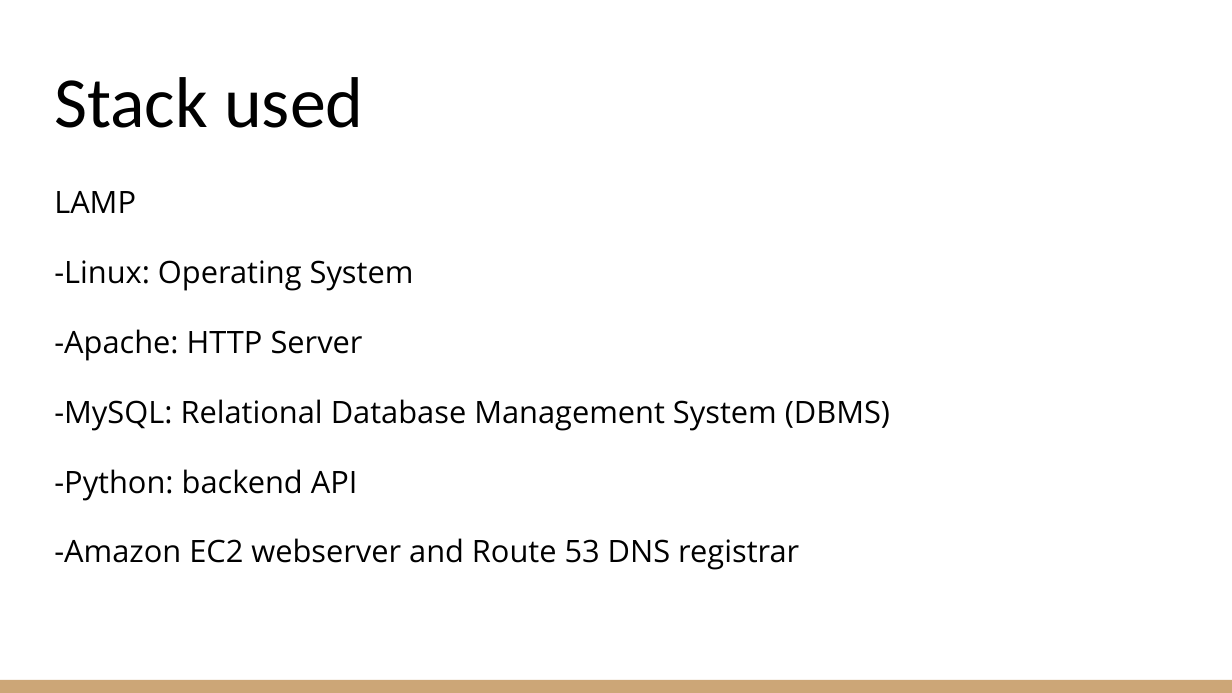
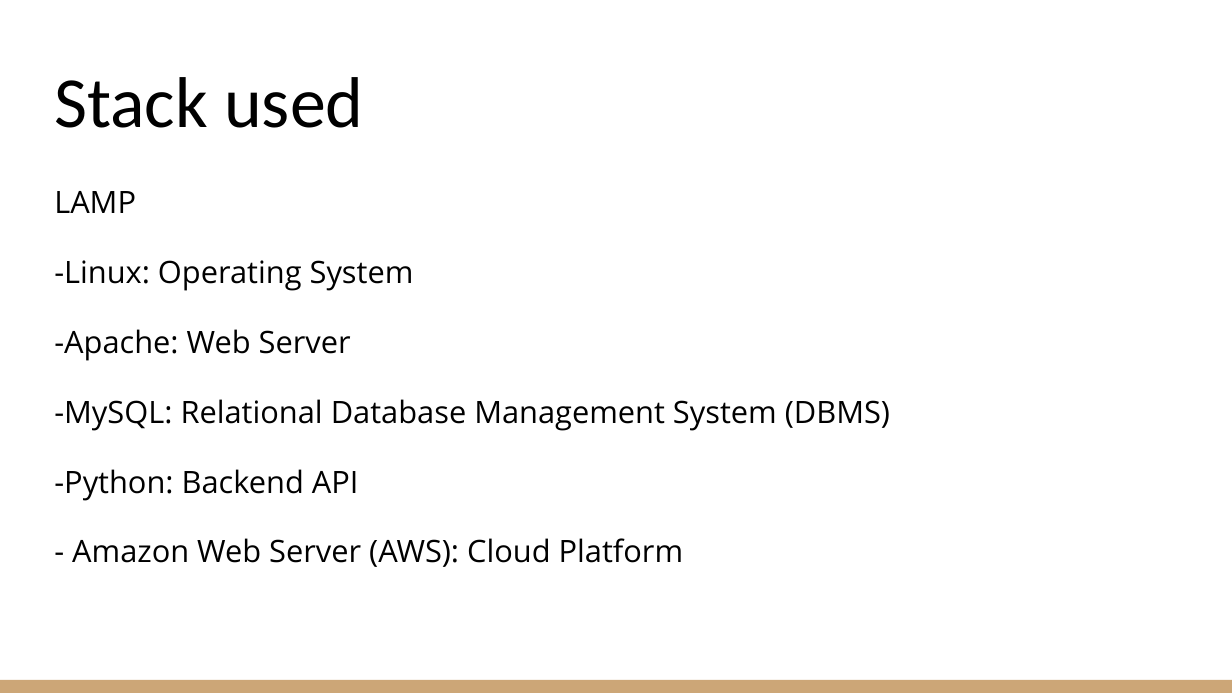
Before and after one commit to jlambert23/COP4331, a slide deck: slide 4 of Contact manager (Small project COP4331) (4).pptx. Drawn at 1232x693 pixels with LibreOffice and Linux fonts; fonts in the diff are those of the drawing. Boxes give left, top, right and bottom in pixels: in the first picture for what was removed or moved away, otherwise in the second. Text is boxed around its words. In the diff, an @@ line names an element or a change of style, - is before the commit and + after.

```diff
--- a/Contact manager (Small project COP4331) (4).pptx
+++ b/Contact manager (Small project COP4331) (4).pptx
@@ text at box(54, 329, 351, 361): text changed @@
--Apache: HTTP Server
+-Apache: Web Server
@@ text at box(54, 469, 684, 567): text changed @@
--Python: backend API
--Amazon EC2 webserver and Route 53 DNS registrar
+-Python: Backend API
+- Amazon Web Server (AWS): Cloud Platform
```
Also in this commit, not shown: 3 other slides changed, 1 slide removed.
